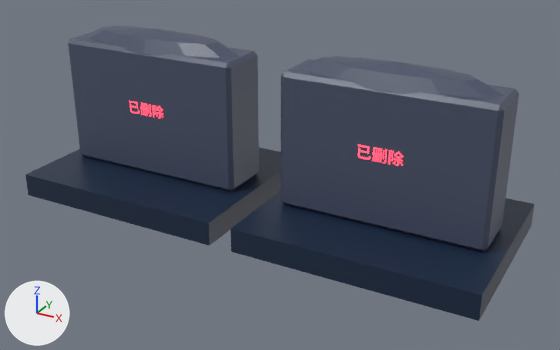
A saved change to the FBX model assets/scenes/cache_sea_shallows/export/kit/GraveLowPair.fbx.
Both versions are drawn from a 50 mm lens placed at (2.67, -4.68, 2.66), pointed at (0.12, -0.04, 0.33). The axes (+X, +Y, +Z) are drawn at lower left. The lights are the same throughout. The first picture is the older version. Where no turn or scale is listed for an object, it has been applied to the vertices.

Names of what the first picture shows: 'KIT_GraveLowPair_Mesh'.
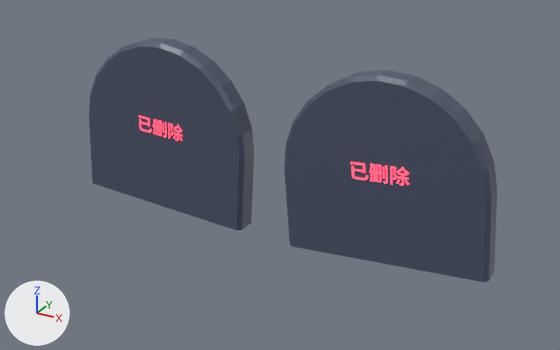
Boxes [x1, y1, x2, y2] around the edits, measured in the pictures (560 x 350 px; the box of a moved part takes in the faces that stretch with it):
'KIT_GraveLowPair_Mesh', reshaped (20% narrower, 17% shorter)
    before: [26, 26, 534, 321]
    after: [89, 38, 497, 282]
part 1 of me_gravelowpair_mesh, moved or reshaped
    before: [152, 105, 156, 117]
    after: [168, 123, 173, 139]
part 2 of me_gravelowpair_mesh, moved or reshaped
    before: [149, 104, 151, 117]
    after: [163, 122, 167, 138]
part 3 of me_gravelowpair_mesh, moved or reshaped
    before: [129, 101, 140, 114]
    after: [139, 115, 152, 133]
part 4 of me_gravelowpair_mesh, moved or reshaped
    before: [388, 150, 394, 165]
    after: [390, 166, 396, 185]
part 5 of me_gravelowpair_mesh, moved or reshaped
    before: [383, 149, 387, 164]
    after: [383, 165, 388, 184]
part 6 of me_gravelowpair_mesh, moved or reshaped
    before: [358, 144, 371, 160]
    after: [351, 162, 368, 180]
part 7 of me_gravelowpair_mesh, rebuilt (14% narrower, 21% taller)
    before: [68, 33, 259, 191]
    after: [89, 38, 254, 230]
part 8 of me_gravelowpair_mesh, rebuilt (10% narrower, 10% taller)
    before: [281, 59, 519, 252]
    after: [284, 70, 497, 282]
part 9 of me_gravelowpair_mesh, deleted
    before: [26, 103, 534, 321]
part 10 of me_gravelowpair_mesh, cut back
    before: [88, 26, 511, 100]
    after: [153, 119, 409, 186]

What changed in the scene script:
```text
Change me_gravelowpair_mesh:
    used by ob_kit_gravelowpair_mesh; location = (0.0, 0.0, 0.0)
    remove me_gravelowpair_mesh.from_pydata(...)  # 1688 vertices, 1880 faces; spans x -1.83..1.83, y -0.7..0.7, z 0.0..1.3
    remove me_gravelowpair_mesh.materials.append(mat_m_rock)  # dark blue #172942
    add me_gravelowpair_mesh.from_pydata(...)  # 1668 vertices, 1844 faces; spans x -1.73..1.73, y -0.11..0.11, z -0.21..1.22
    me_gravelowpair_mesh part 1: the loose piece of 57 vertices spanning x -0.9..-0.86, y -0.22, z 0.67..0.77 is scaled about its middle by (1.37, 0.218, 1.31), then moved by (0.06, 0.11, -0.19)
    me_gravelowpair_mesh part 2: the loose piece of 23 vertices spanning x -0.94..-0.91, y -0.22, z 0.67..0.77 is scaled about its middle by (1.38, 0.5, 1.3), then moved by (0.04, 0.11, -0.19)
    me_gravelowpair_mesh part 3: the loose piece of 73 vertices spanning x -1.12..-1.02, y -0.22, z 0.67..0.77 is scaled about its middle by (1.3, 0.194, 1.32), then moved by (0.0, 0.11, -0.17)
    me_gravelowpair_mesh part 4: the loose piece of 57 vertices spanning x 1.02..1.06, y -0.22, z 0.67..0.77 is scaled about its middle by (1.24, 0.255, 1.31), then moved by (-0.02, 0.11, -0.18)
    me_gravelowpair_mesh part 5: the loose piece of 23 vertices spanning x 0.98..1.01, y -0.22, z 0.67..0.77 is scaled about its middle by (1.22, 0.5, 1.32), then moved by (-0.03, 0.11, -0.18)
    me_gravelowpair_mesh part 6: the loose piece of 73 vertices spanning x 0.8..0.9, y -0.22, z 0.67..0.77 is scaled about its middle by (1.32, 0.129, 1.29), then moved by (-0.07, 0.11, -0.2)
    me_gravelowpair_mesh part 7: the loose piece of 24 vertices spanning x -1.72..-0.2, y -0.21..0.22, z 0.18..1.18 is rebuilt with 60 vertices and now spans x -1.73..-0.17, y -0.1..0.1, z -0.2..1.22
    me_gravelowpair_mesh part 8: the loose piece of 24 vertices spanning x 0.2..1.72, y -0.21..0.22, z 0.18..1.18 is rebuilt with 60 vertices and now spans x 0.17..1.73, y -0.1..0.1, z -0.21..1.22
    me_gravelowpair_mesh part 9: 14 loose pieces with 836 vertices, spanning x -1.83..1.83, y -0.7..0.7, z 0.0..0.78, are deleted
    me_gravelowpair_mesh part 10: 76 vertices removed from x -1.72..1.72, y -0.21..0.22, z 1.02..1.3; 820 vertices added at x -1.14..1.13, y -0.11..0.11, z 0.46..0.62
    other edits to the shape of me_gravelowpair_mesh do not show in these pictures
```
